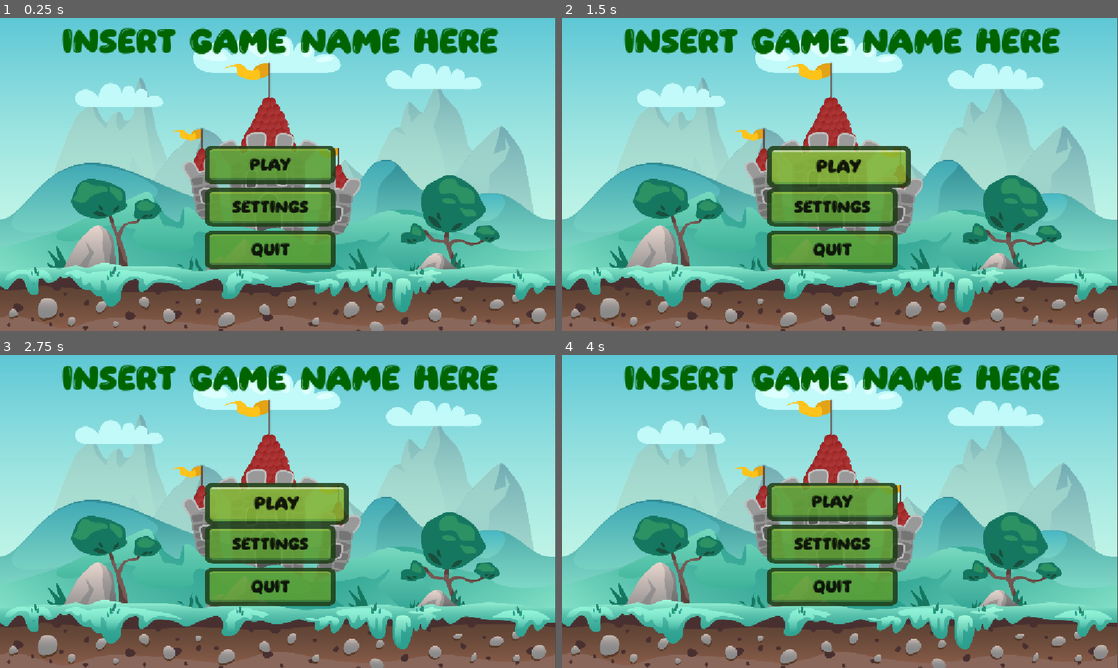
Above: before the commit, frames 1-4 (two rows, left to right).
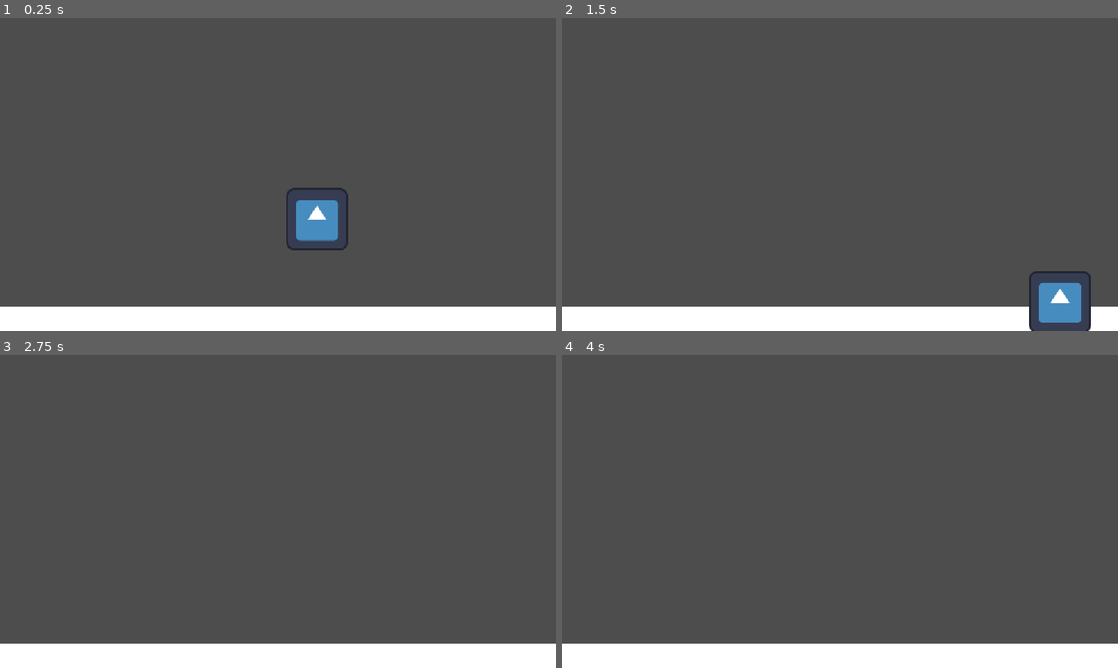
Above: after the commit, the same moments.

Repository: Jamshed4/Team-31-DYHTG-Hackathon-26
Game: Godot game, scene res://level_1.tscn
Same seed, same stepped clock (60 frames per second), same inputs: the game is played once before the commit and once after it. Before the commit the project starts from res://MainUI.tscn. The engine's default icon, where the game draws it, is replaced by a stand-in: a white triangle on a blue panel in a dark square.
Inputs (mouse positions are in pixels of both pictures, inside the frame that each line leads up to):
- Up to frame 1 (0.25 s): no input
- Up to frame 2 (1.5 s): click (834, 205) at 0.5 s, where only the run before the commit has a clickable "Settings"; click (834, 165) at 1.25 s, where only the run before the commit has a clickable "Play"
- Up to frame 3 (2.75 s): click (278, 505) at 2 s, where only the run before the commit has a clickable "Play"
- Up to frame 4 (4 s): click (840, 505) at 2.75 s, where only the run before the commit has a clickable "Play"; tap Enter at 3.5 s; move the mouse to (962, 495) at 3.52 s

The runs differ from the first frame. In frame 1, 98% of the frame differs, in the area x 0-100%, y 0-100%; in frame 2, 98%; in frame 3, 98%; in frame 4, 98%.

Commit message:
Revert "Added a main ui"

Diff:
--- a/game/MainUI.tscn
+++ /dev/null
@@ -1,185 +0,0 @@
-[gd_scene format=3 uid="uid://ed053fxdgtx4"]
-
-[ext_resource type="Script" uid="uid://ctsm22m67wj67" path="res://UiHoverScript.gd" id="1_aum4e"]
-[ext_resource type="Texture2D" uid="uid://c708kxgllud5k" path="res://UiElements/basic green/button wide idle.png" id="1_guh61"]
-[ext_resource type="Texture2D" uid="uid://os58h2m7ou7t" path="res://Backgrounds/platformer_background_4/platformer_background_4.png" id="1_j4ict"]
-[ext_resource type="FontFile" uid="uid://e4b417wldk3s" path="res://Font/Matcha World.otf" id="2_hl57p"]
-[ext_resource type="Texture2D" uid="uid://chme0nbebxuli" path="res://UiElements/basic green/button wide clicked.png" id="2_skpw3"]
-[ext_resource type="Texture2D" uid="uid://dcc8notx2sr63" path="res://UIElements/basic green/button wide hover.png" id="5_1qryd"]
-[ext_resource type="AudioStream" uid="uid://crl4aqqg6b30w" path="res://Sounds/turning_pages-soft-ui-hover-tick-608625.mp3" id="5_hl57p"]
-
-[sub_resource type="StyleBoxTexture" id="StyleBoxTexture_a083r"]
-texture = ExtResource("1_j4ict")
-
-[sub_resource type="StyleBoxTexture" id="StyleBoxTexture_mstid"]
-texture = ExtResource("1_guh61")
-
-[sub_resource type="StyleBoxTexture" id="StyleBoxTexture_w2b1m"]
-texture = ExtResource("2_skpw3")
-
-[sub_resource type="StyleBoxTexture" id="StyleBoxTexture_1qryd"]
-texture = ExtResource("5_1qryd")
-
-[sub_resource type="StyleBoxEmpty" id="StyleBoxEmpty_1qryd"]
-
-[sub_resource type="StyleBoxEmpty" id="StyleBoxEmpty_8xjv5"]
-
-[sub_resource type="Animation" id="Animation_1qryd"]
-length = 0.001
-tracks/0/type = "value"
-tracks/0/imported = false
-tracks/0/enabled = true
-tracks/0/path = NodePath(".:scale")
-tracks/0/interp = 1
-tracks/0/loop_wrap = true
-tracks/0/keys = {
-"times": PackedFloat32Array(0),
-"transitions": PackedFloat32Array(1),
-"update": 0,
-"values": [Vector2(1, 1)]
-}
-
-[sub_resource type="Animation" id="Animation_aum4e"]
-resource_name = "hover"
-length = 0.15
-tracks/0/type = "value"
-tracks/0/imported = false
-tracks/0/enabled = true
-tracks/0/path = NodePath(".:scale")
-tracks/0/interp = 1
-tracks/0/loop_wrap = true
-tracks/0/keys = {
-"times": PackedFloat32Array(0, 0.15),
-"transitions": PackedFloat32Array(1, 1),
-"update": 0,
-"values": [Vector2(1, 1), Vector2(1.1, 1.1)]
-}
-tracks/1/type = "audio"
-tracks/1/imported = false
-tracks/1/enabled = true
-tracks/1/path = NodePath("AudioStreamPlayer")
-tracks/1/interp = 1
-tracks/1/loop_wrap = true
-tracks/1/keys = {
-"clips": [{
-"end_offset": 0.0,
-"start_offset": 0.0,
-"stream": ExtResource("5_hl57p")
-}],
-"times": PackedFloat32Array(0.15)
-}
-tracks/1/use_blend = true
-
-[sub_resource type="AnimationLibrary" id="AnimationLibrary_ijr42"]
-_data = {
-&"RESET": SubResource("Animation_1qryd"),
-&"hover": SubResource("Animation_aum4e")
-}
-
-[sub_resource type="StyleBoxTexture" id="StyleBoxTexture_aum4e"]
-texture = ExtResource("5_1qryd")
-
-[sub_resource type="StyleBoxTexture" id="StyleBoxTexture_ijr42"]
-texture = ExtResource("5_1qryd")
-
-[node name="MainUI" type="CanvasLayer" unique_id=923250642]
-script = ExtResource("1_aum4e")
-metadata/_edit_horizontal_guides_ = [-92976.0]
-
-[node name="Label" type="Label" parent="." unique_id=92471980]
-offset_right = 1150.0
-offset_bottom = 650.0
-theme_override_styles/normal = SubResource("StyleBoxTexture_a083r")
-
-[node name="Label" type="Label" parent="Label" unique_id=204002717]
-z_index = 2
-layout_mode = 0
-offset_left = 128.0
-offset_top = 16.0
-offset_right = 1032.0
-offset_bottom = 155.0
-theme_override_colors/font_color = Color(0, 0.39215687, 0, 1)
-theme_override_fonts/font = ExtResource("2_hl57p")
-theme_override_font_sizes/font_size = 64
-text = "Insert Game Name Here
-"
-
-[node name="PlayButton" type="Button" parent="Label" unique_id=1604130542]
-self_modulate = Color(1, 1, 1, 0.87058824)
-layout_mode = 0
-offset_left = 424.0
-offset_top = 264.0
-offset_right = 696.0
-offset_bottom = 344.0
-focus_mode = 0
-theme_override_colors/font_color = Color(0.0093103545, 0.0093103545, 0.0093103545, 1)
-theme_override_colors/font_focus_color = Color(0, 0, 0, 1)
-theme_override_colors/font_pressed_color = Color(0, 0, 0, 1)
-theme_override_colors/font_hover_color = Color(0, 0, 0, 1)
-theme_override_colors/font_hover_pressed_color = Color(0, 0, 0, 1)
-theme_override_fonts/font = ExtResource("2_hl57p")
-theme_override_font_sizes/font_size = 32
-theme_override_styles/normal = SubResource("StyleBoxTexture_mstid")
-theme_override_styles/pressed = SubResource("StyleBoxTexture_w2b1m")
-theme_override_styles/hover = SubResource("StyleBoxTexture_1qryd")
-theme_override_styles/disabled = SubResource("StyleBoxEmpty_1qryd")
-theme_override_styles/focus = SubResource("StyleBoxEmpty_8xjv5")
-text = "Play"
-
-[node name="AnimationPlayer" type="AnimationPlayer" parent="Label/PlayButton" unique_id=1260191445]
-libraries/ = SubResource("AnimationLibrary_ijr42")
-
-[node name="AudioStreamPlayer" type="AudioStreamPlayer" parent="Label/PlayButton" unique_id=1241638871]
-
-[node name="SettingsButton" type="Button" parent="Label" unique_id=1919174663]
-self_modulate = Color(1, 1, 1, 0.87058824)
-layout_mode = 0
-offset_left = 424.0
-offset_top = 352.0
-offset_right = 696.0
-offset_bottom = 432.0
-focus_mode = 0
-theme_override_colors/font_color = Color(0.0093103545, 0.0093103545, 0.0093103545, 1)
-theme_override_colors/font_focus_color = Color(0, 0, 0, 1)
-theme_override_colors/font_pressed_color = Color(0, 0, 0, 1)
-theme_override_colors/font_hover_color = Color(0, 0, 0, 1)
-theme_override_colors/font_hover_pressed_color = Color(0, 0, 0, 1)
-theme_override_fonts/font = ExtResource("2_hl57p")
-theme_override_font_sizes/font_size = 32
-theme_override_styles/normal = SubResource("StyleBoxTexture_mstid")
-theme_override_styles/pressed = SubResource("StyleBoxTexture_w2b1m")
-theme_override_styles/hover = SubResource("StyleBoxTexture_aum4e")
-text = "Settings
-"
-
-[node name="AnimationPlayer" type="AnimationPlayer" parent="Label/SettingsButton" unique_id=538932147]
-libraries/ = SubResource("AnimationLibrary_ijr42")
-
-[node name="AudioStreamPlayer" type="AudioStreamPlayer" parent="Label/SettingsButton" unique_id=1403551719]
-
-[node name="QuitButton" type="Button" parent="Label" unique_id=1466374915]
-self_modulate = Color(1, 1, 1, 0.87058824)
-layout_mode = 0
-offset_left = 424.0
-offset_top = 440.0
-offset_right = 696.0
-offset_bottom = 520.0
-focus_mode = 0
-theme_override_colors/font_color = Color(0.0093103545, 0.0093103545, 0.0093103545, 1)
-theme_override_colors/font_focus_color = Color(0, 0, 0, 1)
-theme_override_colors/font_pressed_color = Color(0, 0, 0, 1)
-theme_override_colors/font_hover_color = Color(0, 0, 0, 1)
-theme_override_colors/font_hover_pressed_color = Color(0, 0, 0, 1)
-theme_override_fonts/font = ExtResource("2_hl57p")
-theme_override_font_sizes/font_size = 32
-theme_override_styles/normal = SubResource("StyleBoxTexture_mstid")
-theme_override_styles/pressed = SubResource("StyleBoxTexture_w2b1m")
-theme_override_styles/hover = SubResource("StyleBoxTexture_ijr42")
-text = "Quit
-
-"
-
-[node name="AnimationPlayer" type="AnimationPlayer" parent="Label/QuitButton" unique_id=970851058]
-libraries/ = SubResource("AnimationLibrary_ijr42")
-
-[node name="AudioStreamPlayer" type="AudioStreamPlayer" parent="Label/QuitButton" unique_id=1008873774]
--- a/game/UiHoverScript.gd
+++ /dev/null
@@ -1,21 +0,0 @@
-extends CanvasLayer
-
-func _ready():
-	_bind_button("PlayButton")
-	_bind_button("SettingsButton")
-	_bind_button("QuitButton")
-
-func _bind_button(button_name: String):
-	# Automatically searches the ENTIRE scene tree regardless of containers
-	var btn = find_child(button_name, true, false)
-	if btn:
-		var anim = btn.find_child("AnimationPlayer", true, false)
-		if anim:
-			btn.mouse_entered.connect(func(): anim.play("hover"))
-			btn.mouse_exited.connect(func(): anim.play_backwards("hover"))
-
-func _on_play_button_pressed():
-	get_tree().change_scene_to_file("res://MainGame.tscn")
-
-func _on_quit_button_pressed():
-	get_tree().quit()
--- a/game/project.godot
+++ b/game/project.godot
@@ -11,7 +11,7 @@
 [application]
 
 config/name="Game"
-run/main_scene="uid://ed053fxdgtx4"
+run/main_scene="uid://n6ul055oebb2"
 config/features=PackedStringArray("4.7", "Forward Plus")
 config/icon="res://icon.svg"
 
Binary file removed: game/Backgrounds/platformer_background_2/Layers/layer01_Clouds_1.png
Not shown, removed: game/Backgrounds/platformer_background_2/Layers/layer01_Clouds_1.png.import
Binary file removed: game/Backgrounds/platformer_background_2/Layers/layer02_Clouds_2.png
Not shown, removed: game/Backgrounds/platformer_background_2/Layers/layer02_Clouds_2.png.import
Binary file removed: game/Backgrounds/platformer_background_2/Layers/layer03_Clouds_3.png
Not shown, removed: game/Backgrounds/platformer_background_2/Layers/layer03_Clouds_3.png.import
Binary file removed: game/Backgrounds/platformer_background_2/Layers/layer04_Path.png
Not shown, removed: game/Backgrounds/platformer_background_2/Layers/layer04_Path.png.import
Binary file removed: game/Backgrounds/platformer_background_2/Layers/layer05_Castle.png
Not shown, removed: game/Backgrounds/platformer_background_2/Layers/layer05_Castle.png.import
Binary file removed: game/Backgrounds/platformer_background_2/Layers/layer06_Stars_3.png
Not shown, removed: game/Backgrounds/platformer_background_2/Layers/layer06_Stars_3.png.import
(and 1143 more such lines)
